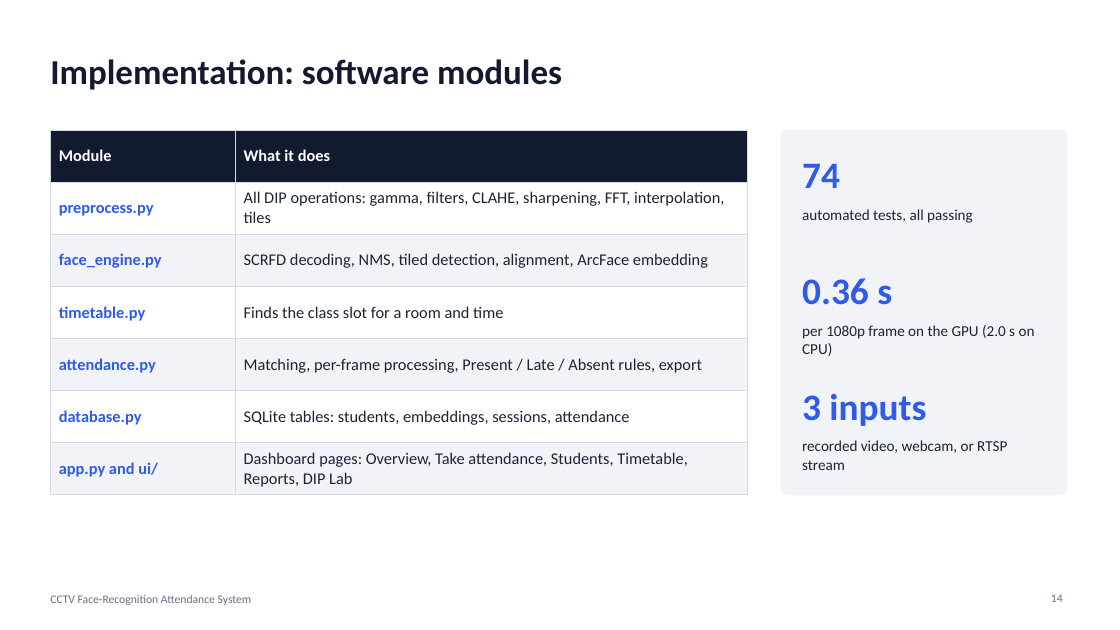
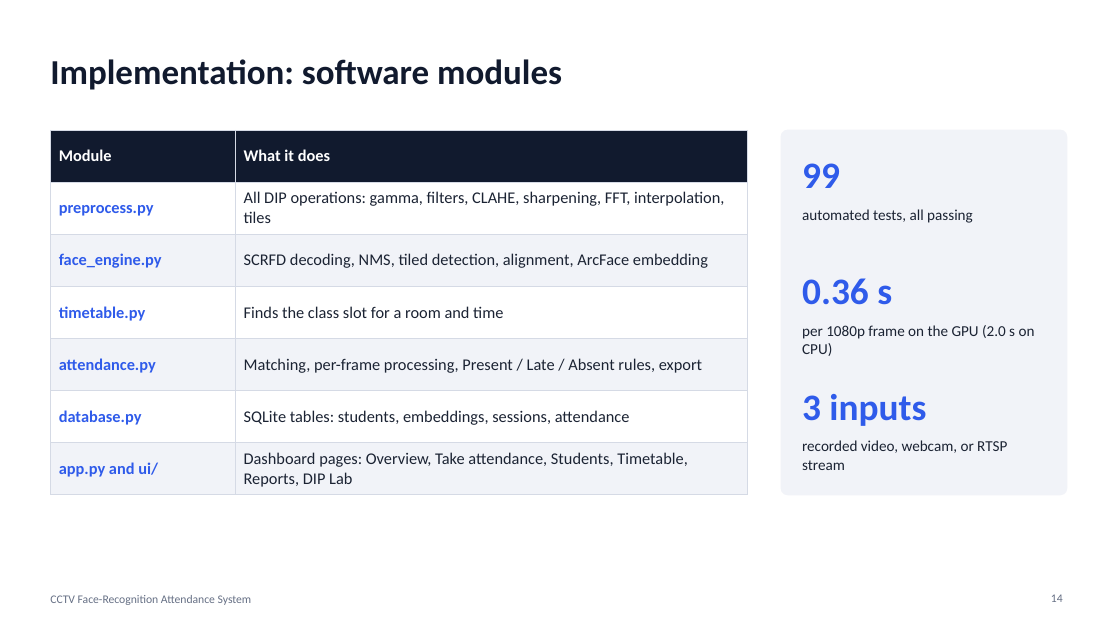
Before and after one commit to anoopsinghrru/cctv-based-attendence-, a slide deck: slide 14 of docs/DIP_Project_Presentation.pptx. Drawn at 1120x630 pixels with LibreOffice and Linux fonts; fonts in the diff are those of the drawing. Boxes give left, top, right and bottom in pixels: in the first picture for what was removed or moved away, otherwise in the second. Text is boxed around its words. In the diff, an @@ line names an element or a change of style, - is before the commit and + after.

```diff
--- a/docs/DIP_Project_Presentation.pptx
+++ b/docs/DIP_Project_Presentation.pptx
@@ text at [802, 163, 840, 188]: text changed @@
-74
+99
```
Also in this commit, not shown: 3 other slides changed, 4 slides added, 1 slide removed, 30 other files.
